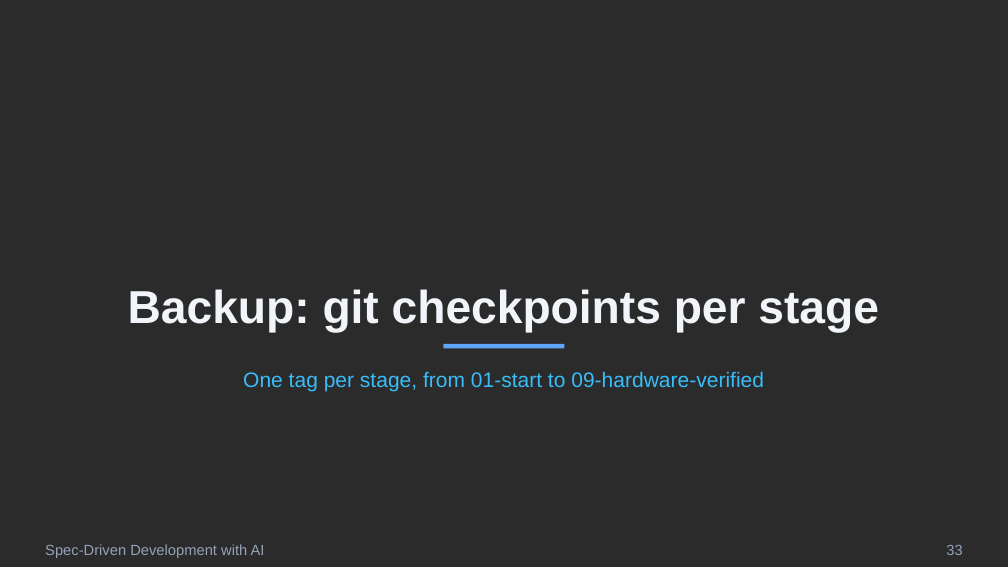
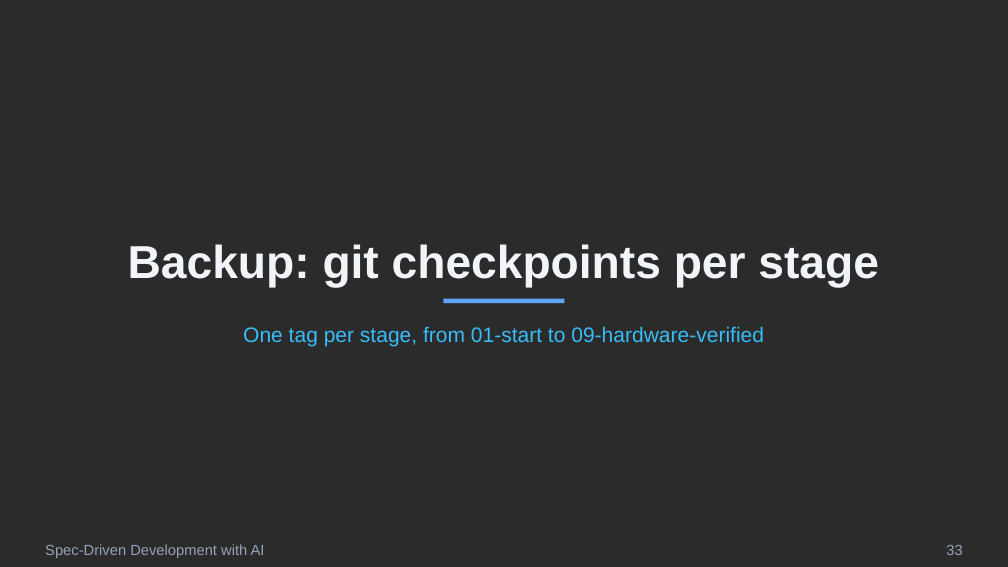
Before and after one commit to ronyronen/speckit-claude-presentation, a slide deck: slide 33 of presentation/speckit-workshop.pptx. Drawn at 1008x567 pixels with LibreOffice and Linux fonts; fonts in the diff are those of the drawing; background and template pictures are left out; a plain dark background stands for a picture behind light text. Boxes give left, top, right and bottom in pixels: in the first picture for what was removed or moved away, otherwise in the second. Text is boxed around its words. In the diff, an @@ line names an element or a change of style, - is before the commit and + after.

```diff
--- a/presentation/speckit-workshop.pptx
+++ b/presentation/speckit-workshop.pptx
@@ text "Backup: git checkpoints per stage": place and size @@
-text "Backup: git checkpoints per stage" at (128, 289, 879, 333)
+text "Backup: git checkpoints per stage" at (128, 244, 879, 287)
@@ rectangle: place and size @@
-rectangle at (444, 344, 565, 349)
+rectangle at (444, 299, 565, 303)
@@ text "One tag per stage, from ...": place and size @@
-text "One tag per stage, from ..." at (243, 371, 764, 392)
+text "One tag per stage, from ..." at (243, 326, 764, 346)
```
Also in this commit, not shown: 2 other slides changed, 10 other files.
